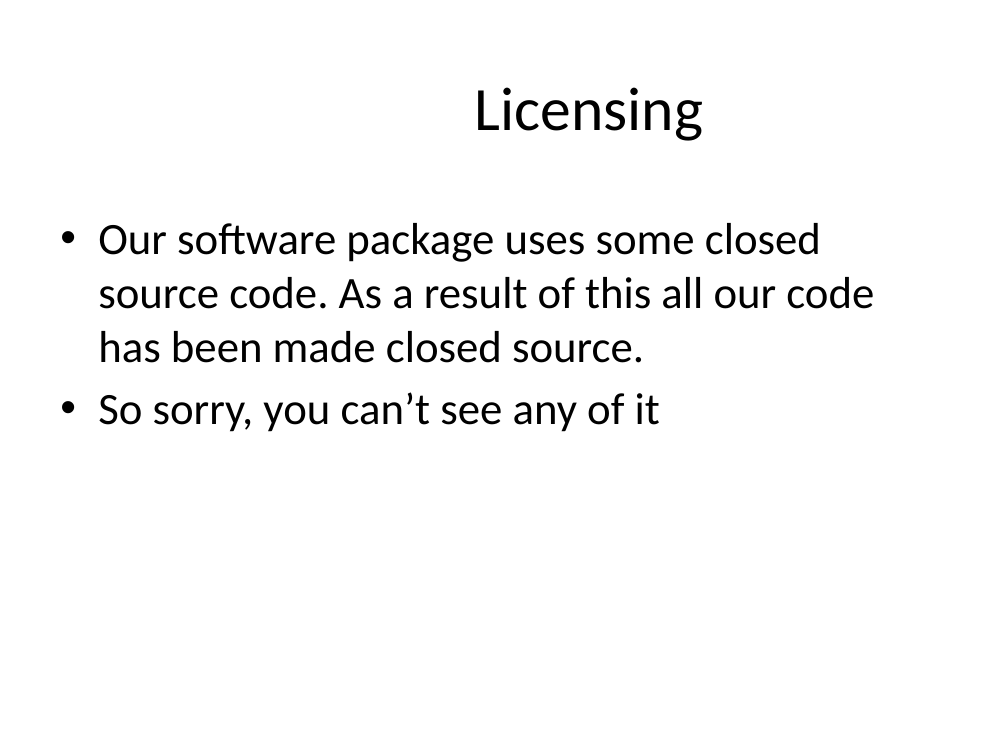
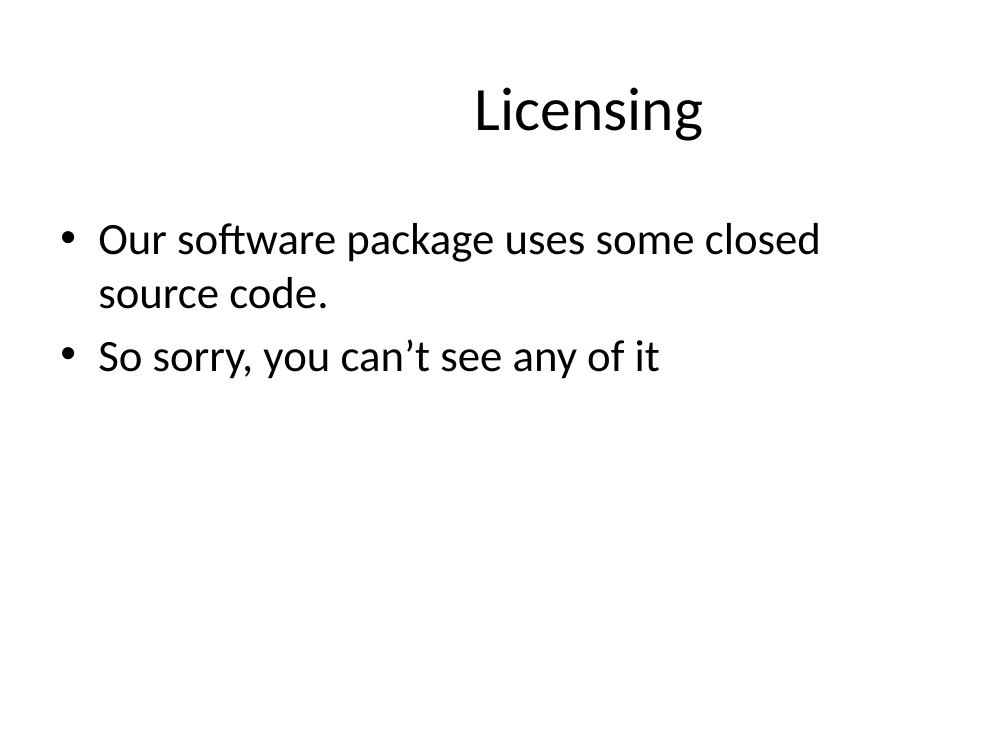
Before and after one commit to master20151121/mmoments, a slide deck: slide 3 of Mobile Musical Moments.pptx. Drawn at 1008x756 pixels with LibreOffice and Linux fonts; fonts in the diff are those of the drawing; background and template pictures are left out. Boxes give left, top, right and bottom in pixels: in the first picture for what was removed or moved away, otherwise in the second. Text is boxed around its words. In the diff, an @@ line names an element or a change of style, - is before the commit and + after.

```diff
--- a/Mobile Musical Moments.pptx
+++ b/Mobile Musical Moments.pptx
@@ text at (98, 223, 821, 309): text changed @@
-• Our software package uses some closed source code. As a result of this all our code has been made closed source.
+• Our software package uses some closed source code.
```
